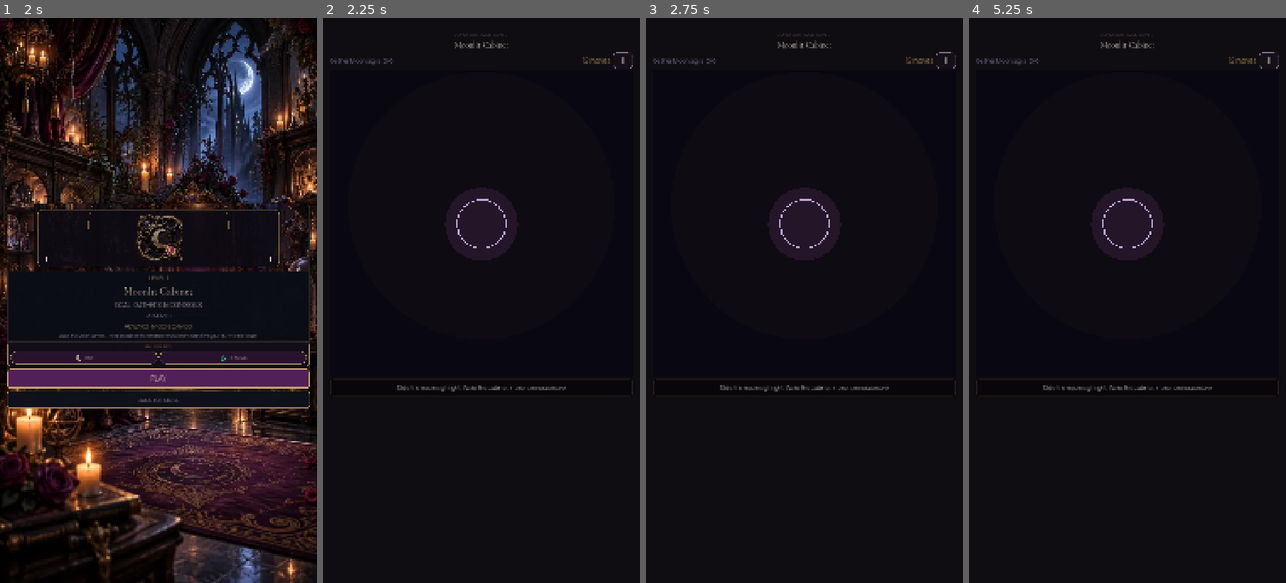
Above: before the commit, frames 1-4 (left to right).
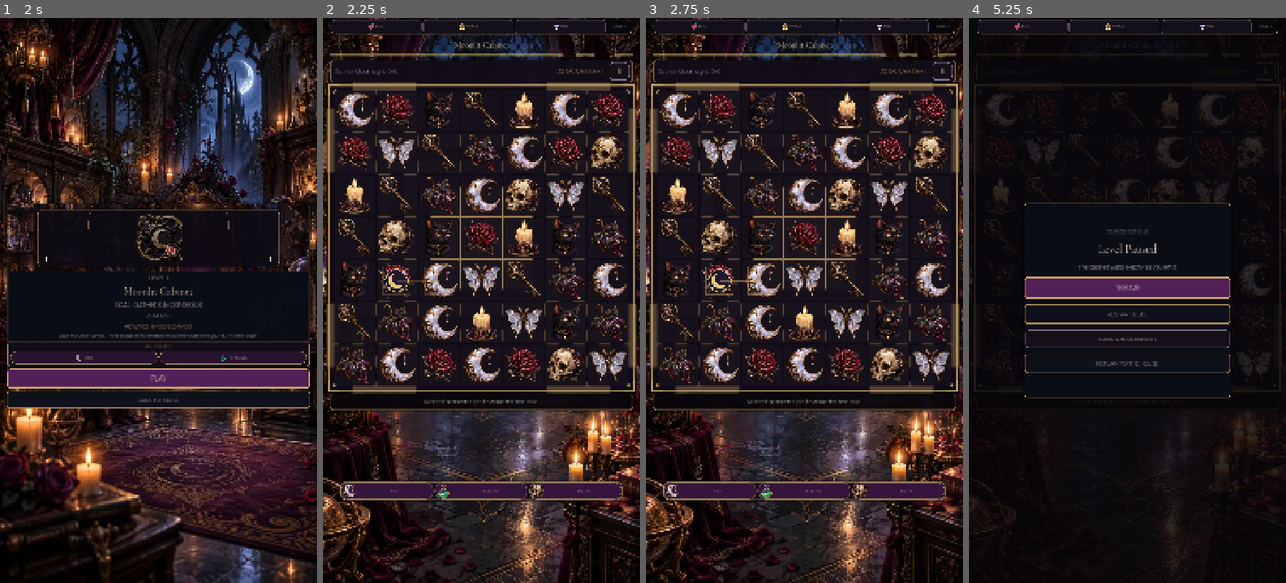
Above: after the commit, the same moments.

Repository: Jay-prodesign/akilta-match3
Game: Godot game, scene res://src/app/app_bootstrap.tscn
Two runs of this game, one before a commit and one after it. Both use one fixed random seed, a clock stepped at 60 frames per second and the inputs below.
Inputs (mouse positions are in pixels of both pictures, inside the frame that each line leads up to):
- Up to frame 1 (2 s): tap Enter at 0.5 s; move the mouse to (228, 272) at 0.52 s; click (228, 272) at 0.67 s; click "PLAY LEVEL 1" at 1.25 s
- Up to frame 2 (2.25 s): click "PLAY" at 2 s
- Up to frame 3 (2.75 s): no input
- Up to frame 4 (5.25 s): click (1222, 492) at 2.75 s, where only the run after the commit has a clickable "RETRY"; click (1222, 492) at 3.5 s, where only the run after the commit has a clickable "RETRY"; click (1222, 492) at 4.25 s, where only the run after the commit has a clickable "RETRY"; click "Ⅱ" at 5 s

Frame 1 is identical in both runs. In frame 2, 40% of the frame differs, in the area x 0-100%, y 0-100%; in frame 3, 40%; in frame 4, 9.5%.
Error before the commit: Parse Error: Function "_process" has the same name as a previously declared function. (res://src/ui/gameplay/gameplay_screen.gd:129)

Commit message:
Gameplay: restore single idle-hint process loop

Diff:
--- a/src/ui/gameplay/gameplay_screen.gd
+++ b/src/ui/gameplay/gameplay_screen.gd
@@ -125,21 +125,6 @@
 	result_overlay.visible = false
 	if FileAccess.file_exists(default_level_path):
 		load_level_path(default_level_path, default_seed)
-
-func _process(delta: float) -> void:
-	if board_state == null or result_overlay.visible or pause_overlay.visible:
-		_idle_hint_seconds = 0.0
-		return
-	if board_view.has_method("is_motion_active") and bool(board_view.is_motion_active()):
-		return
-	_idle_hint_seconds += delta
-	if _idle_hint_seconds < AUTO_HINT_DELAY:
-		return
-	_idle_hint_seconds = 0.0
-	var move: Dictionary = MoveFinder.first_legal_move(board_state)
-	if not move.is_empty() and board_view.has_method("set_teaching_move"):
-		board_view.set_teaching_move(move["from"], move["to"])
-		hint_label.text = "A moonlit sigil reveals a possible match."
 
 func set_player_resources(lives: int, coins: int, gems: int) -> void:
 	_player_lives = clampi(lives, 0, 5)
